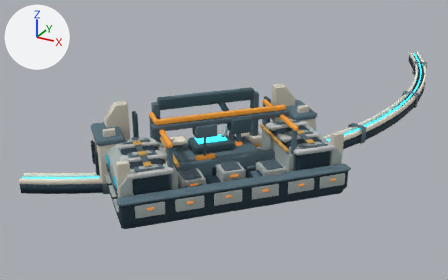
A saved change to the glTF model space-battleship/assets/planets/facilities_v9/equipment.glb.
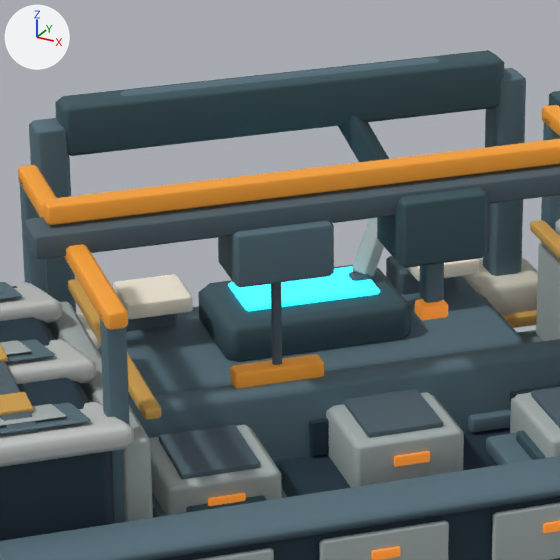
There are two pictures of each version: one whole from a 50 mm lens placed at (9.02, -11.52, 4.04), pointed at (4.19, -2.74, -0.35), one close up on the part from 32% to 59% of the width and 27% to 71% of the height. Every picture has the same lights, and +X, +Y and +Z are marked at upper left. The last two pictures show the newer version. Where no turn or scale is listed for an object, it has been applied to the vertices.

Objects in the first close-up: 'Fabrication gantry load leg.001', 'Fabrication room continuous dark hull', 'Factory traveling bridge dark undercarriage', 'Factory traveling bridge gold load beam', 'Factory traveling bridge rail trolley', 'Factory traveling winch', 'Manufacturing active work face', 'Manufacturing central workpiece', 'Manufacturing outer ivory sill', 'Manufacturing outer pressure cavity wall', 'Manufacturing recessed machine bed', 'Manufacturing secured cargo cassette.001', 'Overhead fabrication gantry' and 60 more.
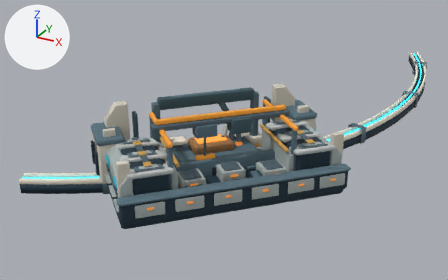
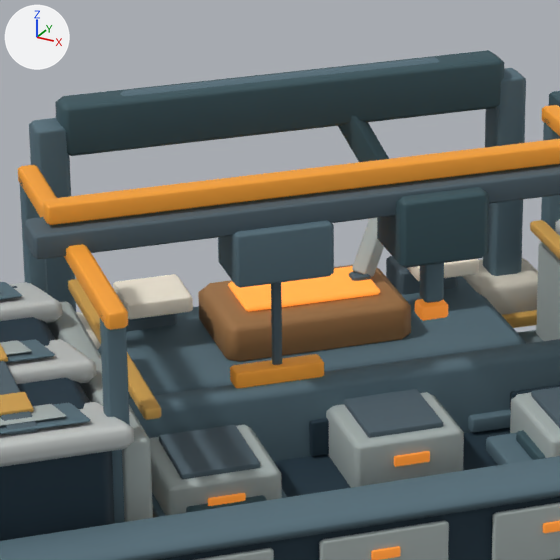
Location of each change, (x1, y1, x2, y2) in pixels of the close-ups (560 x 560 px):
```json
{"object": "Manufacturing central workpiece", "change": "recoloured", "before": [198, 265, 411, 361], "after": [198, 265, 411, 361], "on screen": "dark cyan to brown"}
{"object": "Manufacturing active work face", "change": "recoloured", "before": [228, 266, 380, 312], "after": [228, 266, 380, 312], "on screen": "cyan to orange"}
```

Scene script edits in JSON lines:
```json
{"op": "add", "block": "mat_heated_fabrication_workpiece", "code": ["mat_heated_fabrication_workpiece = principled_material('Heated fabrication workpiece')", "mat_heated_fabrication_workpiece.base_color = (0.38, 0.19, 0.07)  # brown #a6794b", "mat_heated_fabrication_workpiece.metallic = 0.15", "mat_heated_fabrication_workpiece.roughness = 0.7"]}
{"op": "add", "block": "mat_contained_fabrication_heat_face", "code": ["mat_contained_fabrication_heat_face = principled_material('Contained fabrication heat face')", "mat_contained_fabrication_heat_face.base_color = (0.75, 0.25, 0.035)  # orange #e18935", "mat_contained_fabrication_heat_face.metallic = 0.06", "mat_contained_fabrication_heat_face.roughness = 0.62", "mat_contained_fabrication_heat_face.emission_color = (0.787, 0.263, 0.0367)  # orange #e58c36", "mat_contained_fabrication_heat_face.emission_strength = 1.0"]}
{"block": "me_cube_319", "where": "me_cube_319.from_pydata(...)  # 24 vertices, 44 faces; spans x -0.21..0.21, y -0.216..0.216, z -0.009..0.009"}
{"op": "remove", "block": "me_cube_319", "code": "me_cube_319.materials.append(mat_contained_cyan_energy)  # cyan #2cd3ec, glowing cyan #30e4ff"}
{"op": "add", "block": "me_cube_319", "code": "me_cube_319.materials.append(mat_contained_fabrication_heat_face)  # orange #e18935, glowing orange #e58c36"}
{"block": "me_cube_318", "where": "me_cube_318.from_pydata(...)  # 24 vertices, 44 faces; spans x -0.303..0.303, y -0.31..0.31, z -0.068..0.068"}
{"op": "remove", "block": "me_cube_318", "code": "me_cube_318.materials.append(mat_machine_steel)  # dark cyan #3a575f"}
{"op": "add", "block": "me_cube_318", "code": "me_cube_318.materials.append(mat_heated_fabrication_workpiece)  # brown #a6794b"}
```
